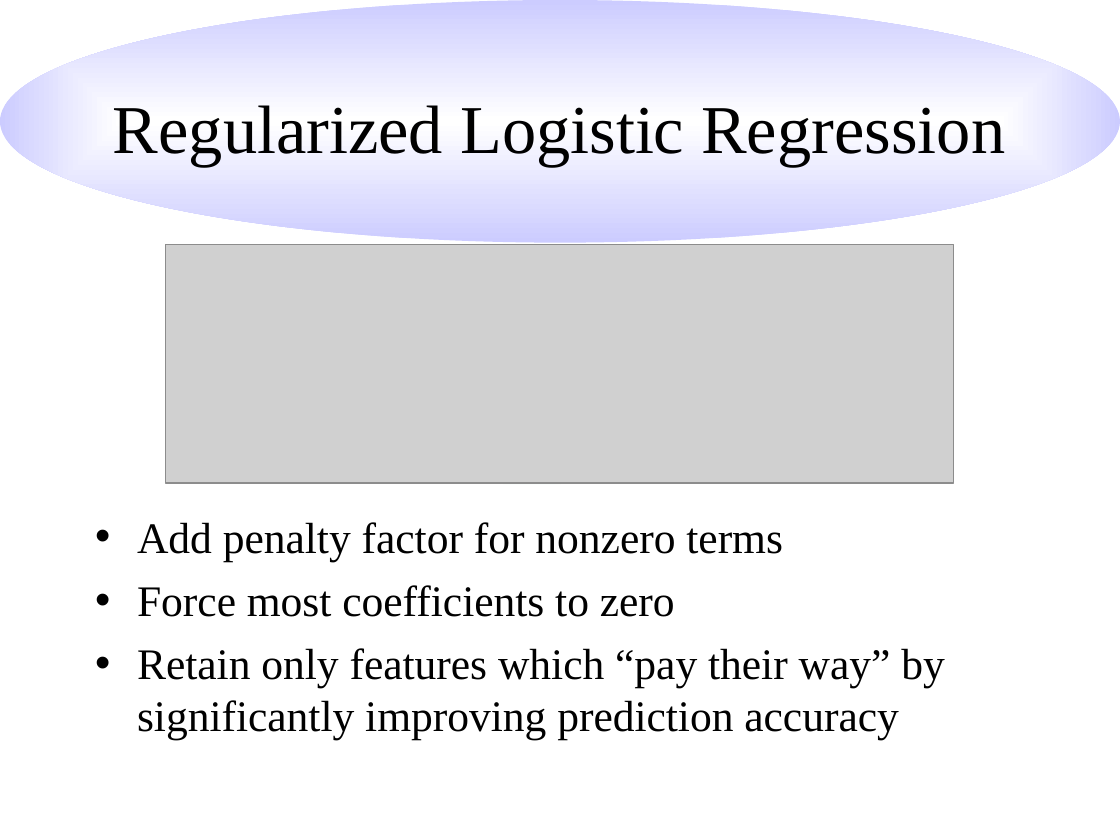
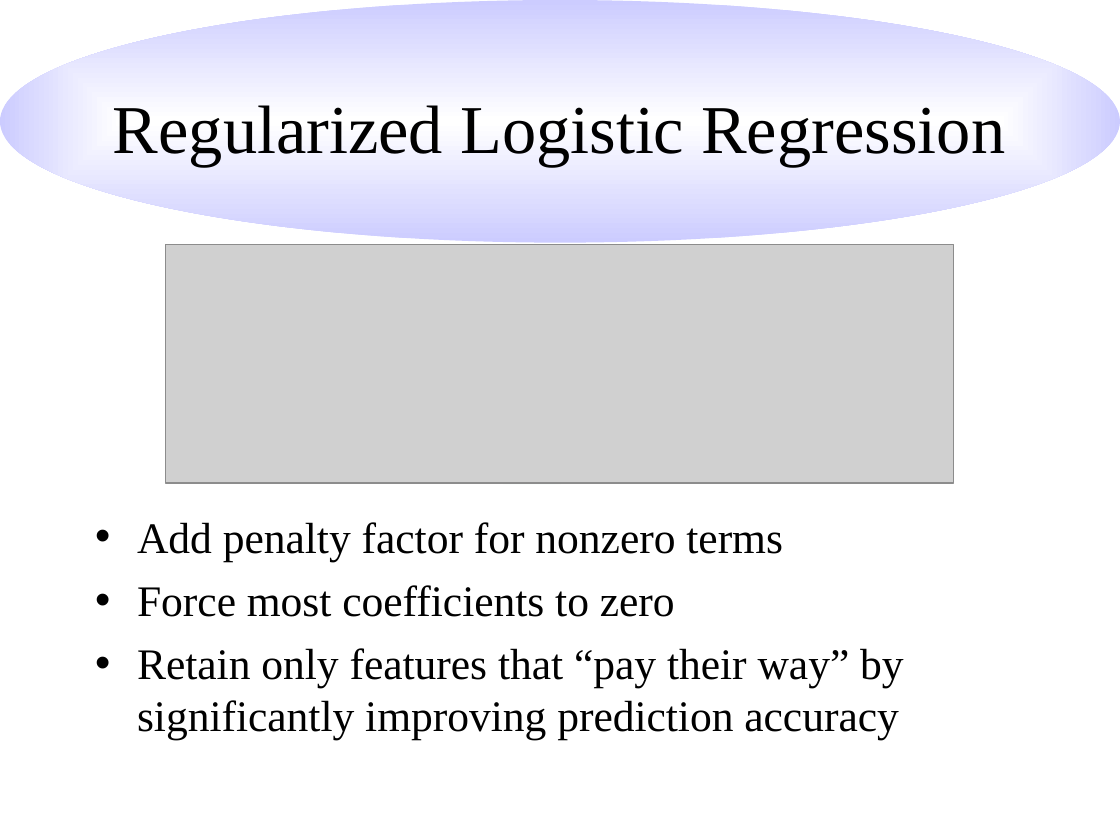
Before and after one commit to hlim1/sampler, a slide deck: slide 30 of paper/pldi.ppt. Drawn at 1120x840 pixels with LibreOffice and Linux fonts; fonts in the diff are those of the drawing; grey boxes stand for pictures. Boxes give left, top, right and bottom in pixels: in the first picture for what was removed or moved away, otherwise in the second. Text is boxed around its words. In the diff, an @@ line names an element or a change of style, - is before the commit and + after.

```diff
--- a/paper/pldi.ppt
+++ b/paper/pldi.ppt
@@ text at (137, 648, 904, 740): text changed @@
-• Retain only features which “pay their way” by significantly improving prediction accuracy
+• Retain only features that “pay their way” by significantly improving prediction accuracy
```
Also in this commit, not shown: 2 other slides changed.
